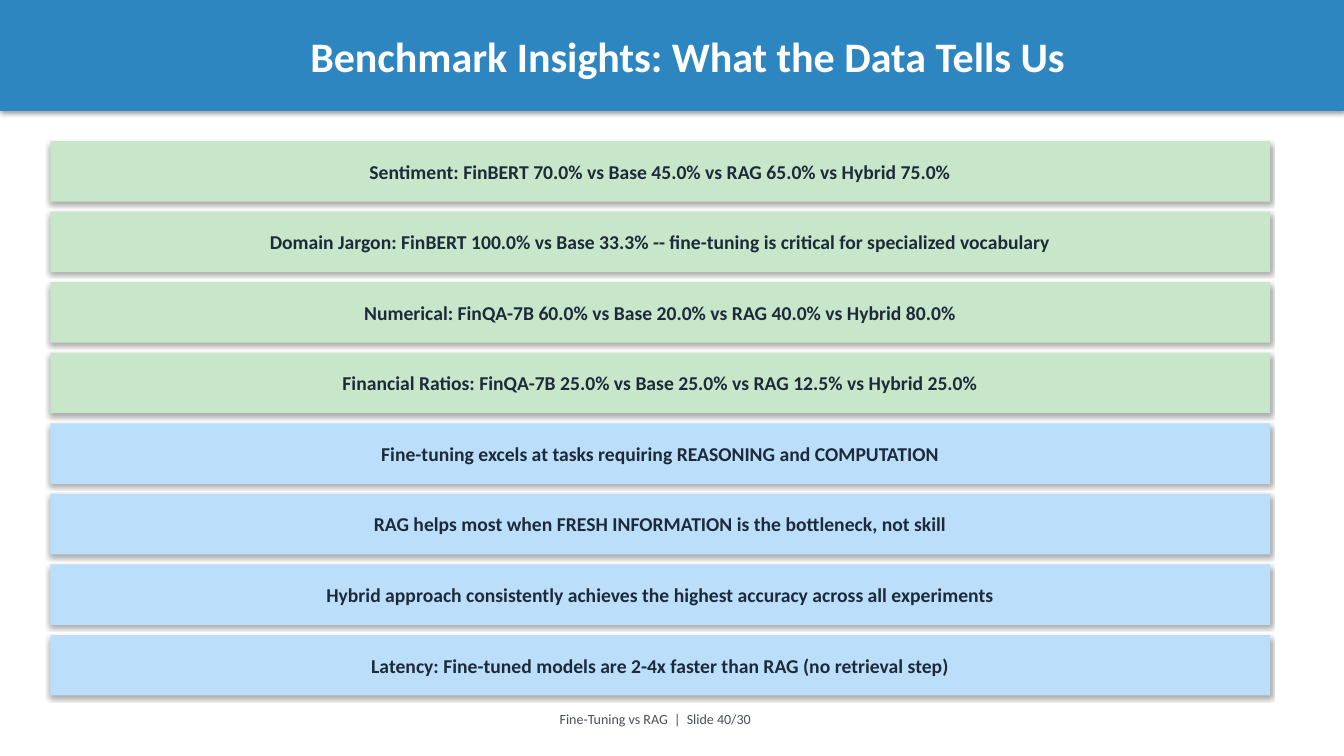
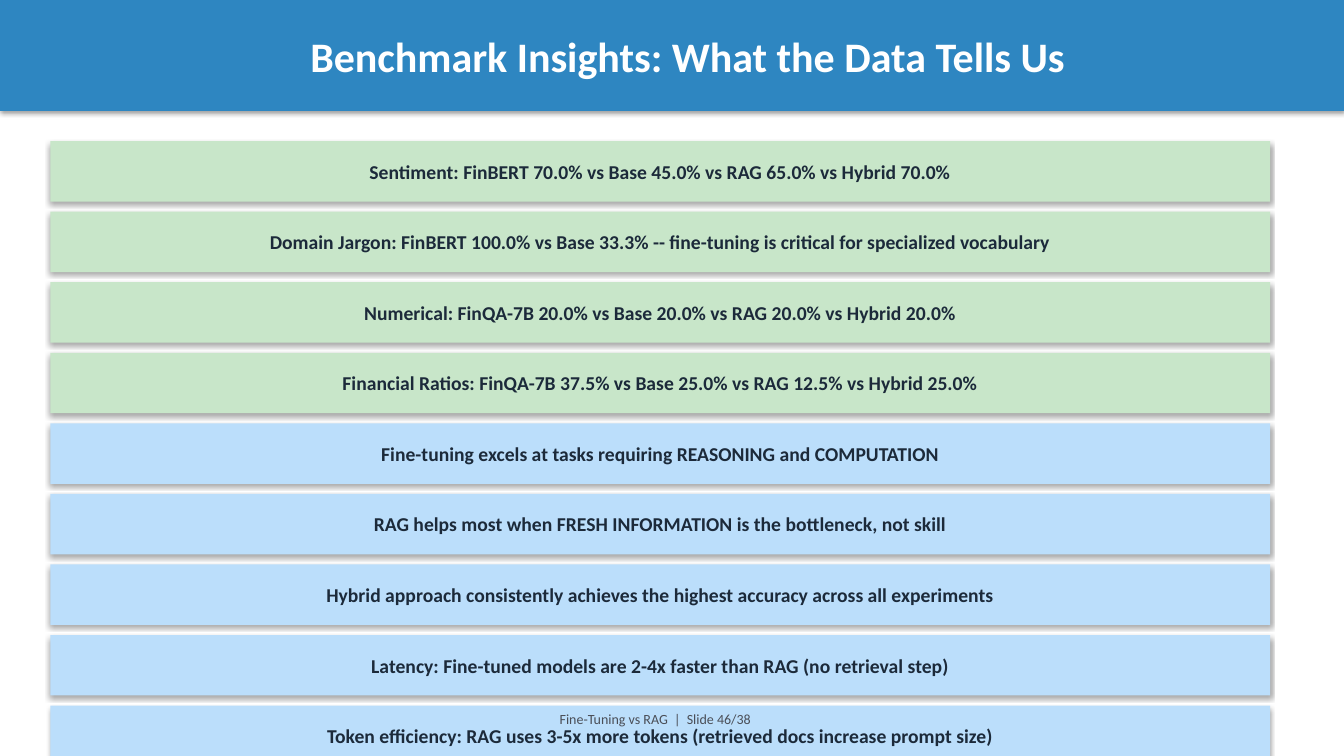
Before and after one commit to intelliswarm-ai/finetune-vs-rag, a slide deck: slide 46 of presentation.pptx (slide 40 before the commit). Drawn at 1344x756 pixels with LibreOffice and Linux fonts; fonts in the diff are those of the drawing. Boxes give left, top, right and bottom in pixels: in the first picture for what was removed or moved away, otherwise in the second. Text is boxed around its words. In the diff, an @@ line names an element or a change of style, - is before the commit and + after.

Commit message:
fear(finetune vs rag): Token Consumption Analysis

```diff
--- a/presentation.pptx
+++ b/presentation.pptx
@@ text in rectangle at (x1=369, y1=165, x2=950, y2=182): text changed @@
-Sentiment: FinBERT 70.0% vs Base 45.0% vs RAG 65.0% vs Hybrid 75.0%
+Sentiment: FinBERT 70.0% vs Base 45.0% vs RAG 65.0% vs Hybrid 70.0%
@@ text in rectangle at (x1=364, y1=306, x2=955, y2=323): text changed @@
-Numerical: FinQA-7B 60.0% vs Base 20.0% vs RAG 40.0% vs Hybrid 80.0%
+Numerical: FinQA-7B 20.0% vs Base 20.0% vs RAG 20.0% vs Hybrid 20.0%
@@ text in rectangle at (x1=342, y1=376, x2=977, y2=393): text changed @@
-Financial Ratios: FinQA-7B 25.0% vs Base 25.0% vs RAG 12.5% vs Hybrid 25.0%
+Financial Ratios: FinQA-7B 37.5% vs Base 25.0% vs RAG 12.5% vs Hybrid 25.0%
@@ rectangle added at (x1=50, y1=706, x2=1270, y2=756), fill #BBDEFB, 14 pt, text #1C2A3A, bold @@
+Token efficiency: RAG uses 3-5x more tokens (retrieved docs increase prompt size)
@@ text at (x1=560, y1=714, x2=751, y2=727): text changed @@
-Fine-Tuning vs RAG | Slide 40/30
+Fine-Tuning vs RAG | Slide 46/38
```
Also in this commit, not shown: 39 other slides changed, 6 slides added, 8 other files.
